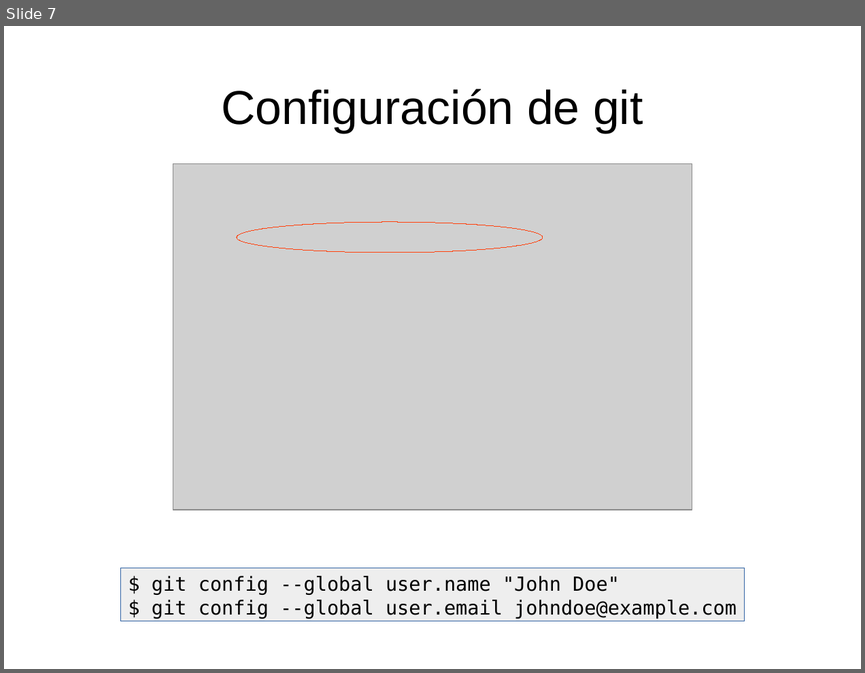
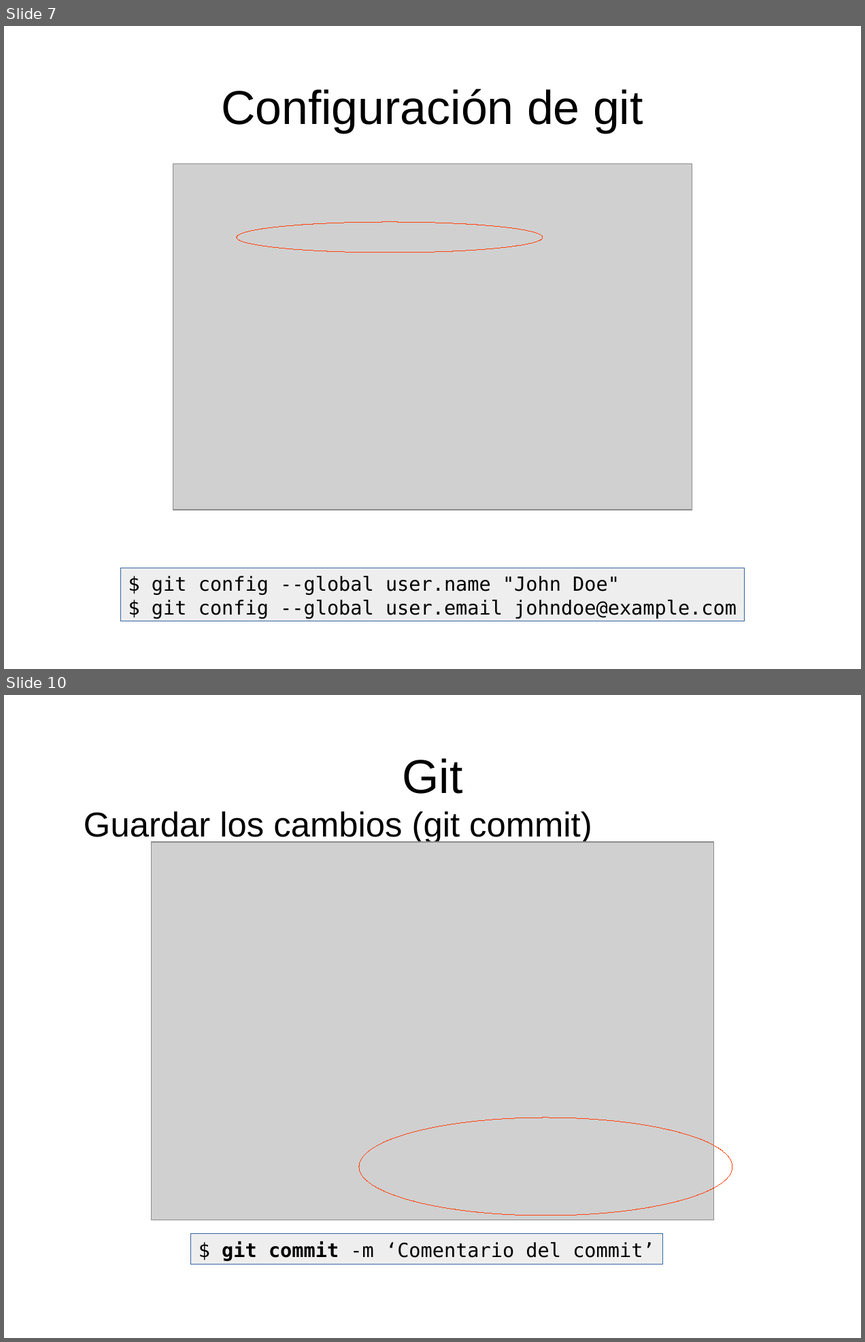
Before and after one commit to franperr/introduccion-git-github, a slide deck: Diapositivas.odp. Shown one above the other, each under a label of ours: slide 7 before the commit, slides 7 and 10 after it; the slides between them are not shown. The pictures are 865x673 and 865x1342 pixels, drawn with LibreOffice and Linux fonts; fonts in the diff are those of the drawing; grey boxes stand for pictures. Boxes give left, top, right and bottom in pixels: in the first picture for what was removed or moved away, otherwise in the second. Text is boxed around its words. In the diff, an @@ line names an element or a change of style, - is before the commit and + after.

```diff
--- a/Diapositivas.odp
+++ b/Diapositivas.odp
@@ slide 10 added at (4, 695, 861, 1338), background #FFFFFF @@
@@ title added at (402, 758, 462, 794), 44 pt, text #000000 @@
+Git
@@ text added at (84, 811, 592, 844), 32 pt, text #000000 @@
+Guardar los cambios (git commit)
@@ picture added at (151, 842, 714, 1220) @@
@@ ellipse added at (360, 1117, 732, 1215), outline #FF420E 0 pt @@
@@ rectangle added at (190, 1234, 662, 1264), fill #EEEEEE, outline #3465A4 0 pt, 18 pt, text #000000 @@
+$ git commit -m ‘Comentario del commit’
```
Also in this commit, not shown: 1 slide changed, 1 other slide added, 1 slide removed.
